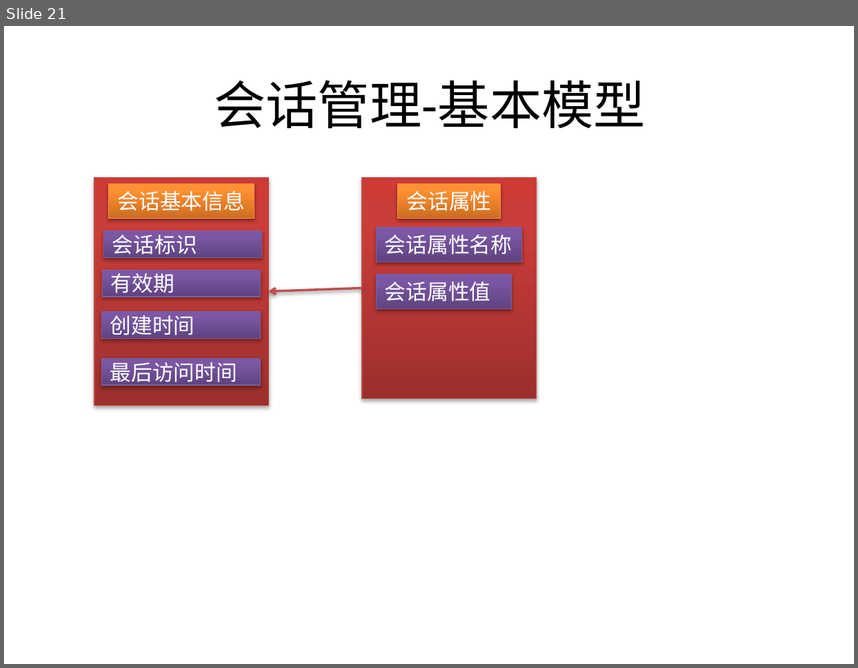
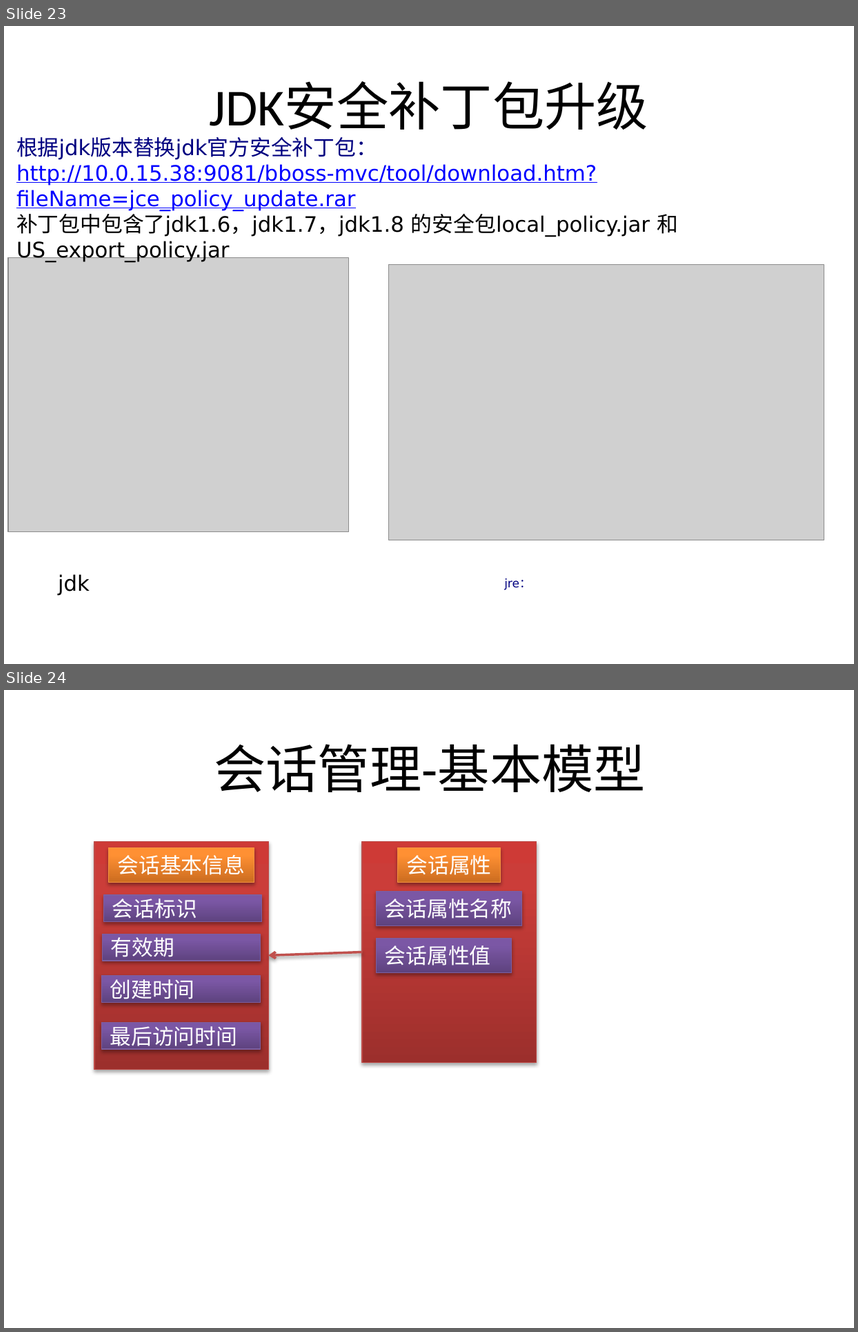
Before and after one commit to bbossgroups/bboss, a slide deck: 文档/令牌管理.pptx. Shown one above the other, each under a label of ours: slide 21 before the commit, slides 23 and 24 after it. The pictures are 858x668 and 858x1332 pixels, drawn with LibreOffice and Linux fonts; fonts in the diff are those of the drawing; grey boxes stand for pictures. Boxes give left, top, right and bottom in pixels: in the first picture for what was removed or moved away, otherwise in the second. Text is boxed around its words. In the diff, an @@ line names an element or a change of style, - is before the commit and + after.

```diff
--- a/文档/令牌管理.pptx
+++ b/文档/令牌管理.pptx
@@ slide 23 added at box(4, 26, 854, 664), background #FFFFFF @@
@@ title added at box(209, 82, 648, 129), 44 pt, text #000000 @@
+JDK安全补丁包升级
@@ text added at box(16, 137, 678, 262), 18 pt, text #0000FF @@
+根据jdk版本替换jdk官方安全补丁包：
+http://10.0.15.38:9081/bboss-mvc/tool/download.htm?fileName=jce_policy_update.rar
+补丁包中包含了jdk1.6，jdk1.7，jdk1.8 的安全包local_policy.jar 和 US_export_policy.jar
@@ picture added at box(8, 258, 349, 532) @@
@@ picture added at box(389, 265, 824, 540) @@
@@ text added at box(58, 574, 90, 595), 18 pt, text #000000 @@
+jdk
@@ text added at box(504, 578, 531, 590), 10 pt, text #000080 @@
+jre：
@@ what was slide 21 is now slide 24 @@
```
Also in this commit, not shown: 14 slides changed, 4 other slides added, 2 slides removed, 45 other files.
